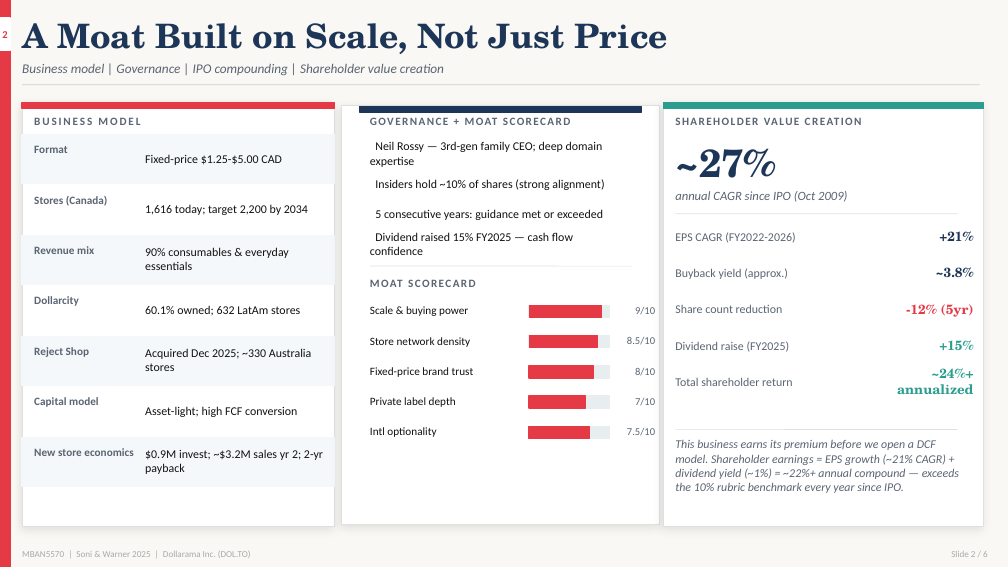
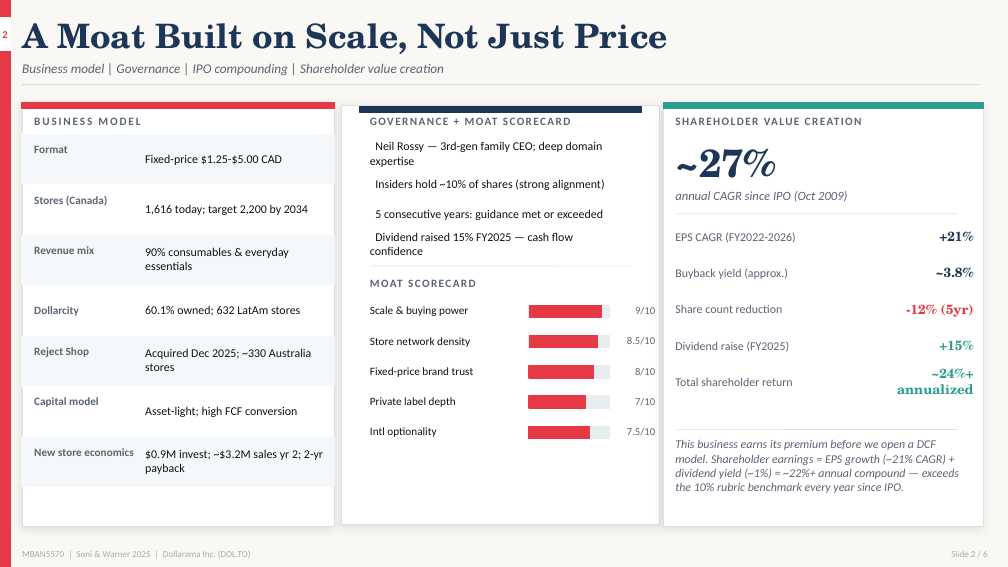
Before and after one commit to Krishna-Soni-Git/Dollarama-Equity-Research, a slide deck: slide 2 of PPT/dollarama_updated.pptx. Drawn at 1008x567 pixels with LibreOffice and Linux fonts; fonts in the diff are those of the drawing. Boxes give left, top, right and bottom in pixels: in the first picture for what was removed or moved away, otherwise in the second. Text is boxed around its words. In the diff, an @@ line names an element or a change of style, - is before the commit and + after.

```diff
--- a/PPT/dollarama_updated.pptx
+++ b/PPT/dollarama_updated.pptx
@@ text "Dollarcity": place and size @@
-text "Dollarcity" at [34,296,79,306]
+text "Dollarcity" at [34,306,79,316]
```
Also in this commit, not shown: 3 other slides changed, 2 other files.
